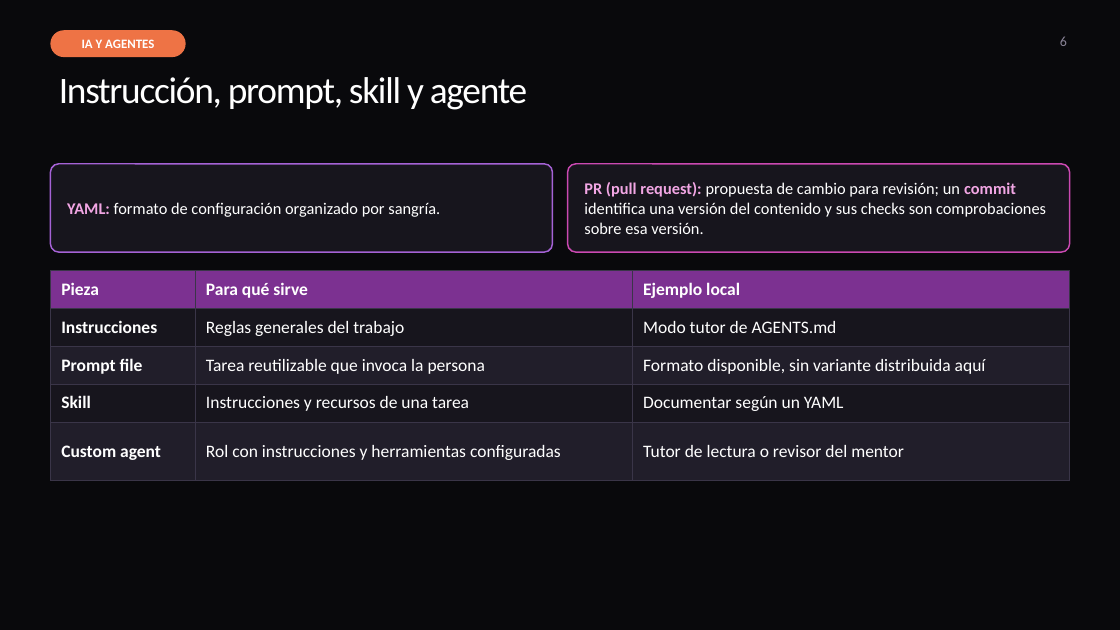
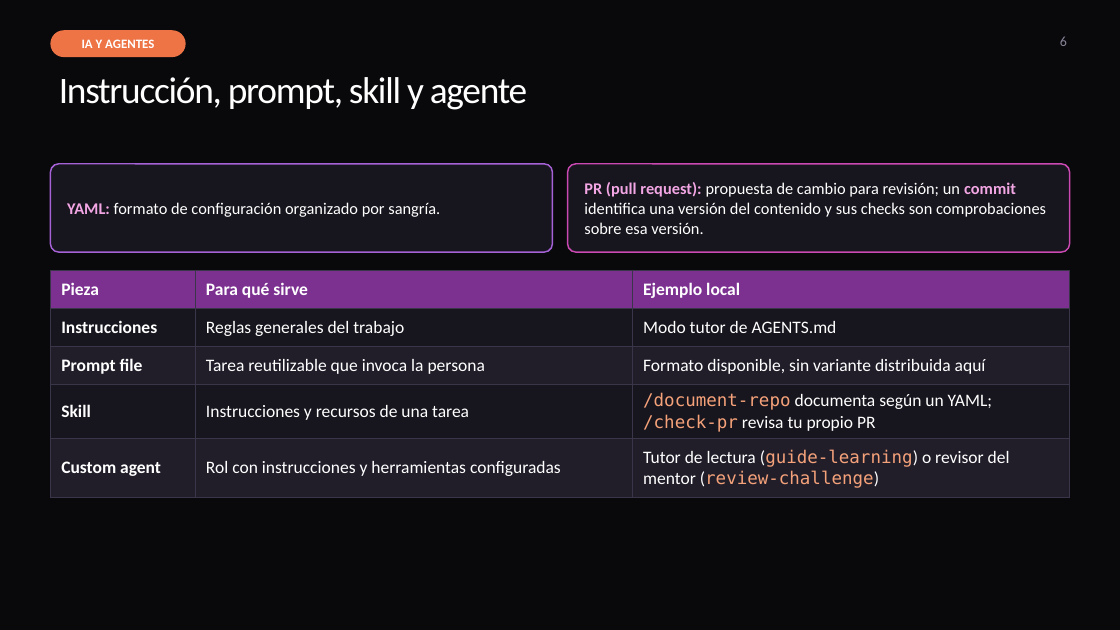
Before and after one commit to ybenzina/formacion-dotnet-junior, a slide deck: slide 6 of docs/masterclasses/masterclass-ai-agents.pptx. Drawn at 1120x630 pixels with LibreOffice and Linux fonts; fonts in the diff are those of the drawing. Boxes give left, top, right and bottom in pixels: in the first picture for what was removed or moved away, otherwise in the second. Text is boxed around its words. In the diff, an @@ line names an element or a change of style, - is before the commit and + after.

```diff
--- a/docs/masterclasses/masterclass-ai-agents.pptx
+++ b/docs/masterclasses/masterclass-ai-agents.pptx
@@ table at (50,271,1069,497) @@
-row 4, column 3: Documentar según un YAML
+row 4, column 3: /document-repo documenta según un YAML; /check-pr revisa tu propio PR
-row 5, column 3: Tutor de lectura o revisor del mentor
+row 5, column 3: Tutor de lectura (guide-learning) o revisor del mentor (review-challenge)
```
Also in this commit, not shown: 9 other slides changed, 50 other files.
